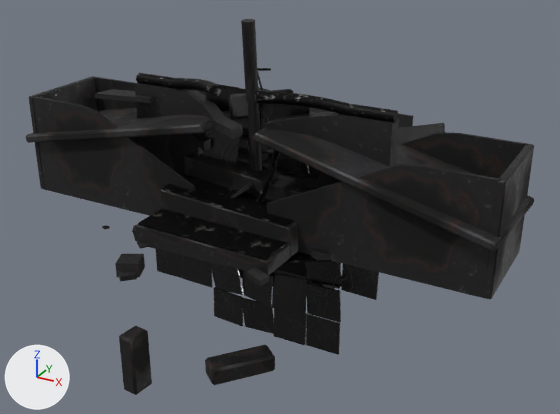
Two versions of the glTF model game/assets/environment/venue_damage.glb, one commit apart.
The view is the same before and after, from a 50 mm lens placed at (3.07, -5.19, 2.74), pointed at (0.22, -0.03, 0.16). Every picture has the same lights, and +X, +Y and +Z are marked at lower left. The picture after the commit comes second. Where no turn or scale is listed for an object, it has been applied to the vertices. Vertices at exactly the same position are counted once.

Names of what the first picture shows: 'BarricadePanel_Damaged_frame', 'BarricadePanel_Damaged_panel', 'CommentaryDesk_Damaged_b-1', 'CommentaryDesk_Damaged_b1', 'CommentaryDesk_Damaged_kit', 'CommentaryDesk_Damaged_top-1', 'CommentaryDesk_Damaged_top1', 'LedWall_Smashed_tiles', 'RingPost_Damaged_pads', 'RingPost_Damaged_post', 'RingSteps_Damaged_steel', 'RingSteps_Damaged_treads', 'Rubble_chunks' and 5 more.
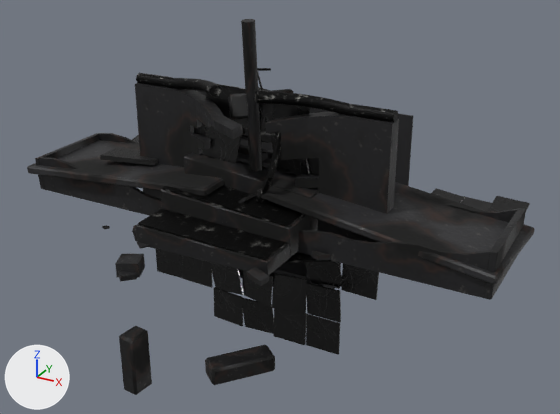
Boxes (x1, y1, x2, y2) around the edits, measured in the pictures (560 x 414 px; the box of a moved part takes in the faces that stretch with it):
'CommentaryDesk_Damaged_b1', reshaped
    before: (267, 132, 534, 299)
    after: (298, 204, 526, 300)
'CommentaryDesk_Damaged_top1', reshaped
    before: (253, 108, 534, 252)
    after: (257, 182, 535, 285)
'CommentaryDesk_Damaged_b-1', reshaped
    before: (29, 76, 196, 216)
    after: (35, 133, 162, 216)
'CommentaryDesk_Damaged_top-1', moved, turned
    before: (26, 108, 231, 143)
    after: (27, 140, 224, 196)
'CommentaryDesk_Damaged_kit', reshaped
    before: (94, 89, 445, 142)
    after: (100, 147, 158, 165)
part 1 of me_commentarydesk_damaged_b_1, moved or reshaped
    before: (29, 76, 97, 189)
    after: (35, 133, 99, 189)
part 2 of me_commentarydesk_damaged_b_1, moved or reshaped (mostly hidden afterwards)
    before: (94, 77, 139, 143)
    after: (98, 133, 135, 143)
part 3 of me_commentarydesk_damaged_b_1, moved or reshaped
    before: (31, 96, 196, 214)
    after: (38, 157, 161, 214)
part 5 of me_commentarydesk_damaged_kit, moved or reshaped
    before: (94, 89, 154, 103)
    after: (100, 147, 158, 165)
part 6 of me_commentarydesk_damaged_kit, moved or reshaped (not visible afterwards)
    before: (398, 123, 445, 142)
part 7 of me_commentarydesk_damaged_led, added
    after: (431, 188, 465, 203)
part 8 of me_commentarydesk_damaged_led, added (mostly hidden)
    after: (461, 196, 492, 211)
part 9 of me_commentarydesk_damaged_led, added
    after: (488, 196, 530, 213)
'RingApron_Damaged_frame', unchanged, uncovered by the edit
    before: (195, 90, 413, 128)
    after: (195, 90, 413, 186)

The change, as a list of edits to the scene's bpy script:
```text
Change me_commentarydesk_damaged_b_1:
    remove me_commentarydesk_damaged_b_1.from_pydata(...)  # 244 vertices, 476 faces; spans x -2.1..-0.34, y -0.45..0.42, z 0.0..0.88
    add me_commentarydesk_damaged_b_1.from_pydata(...)  # 244 vertices, 476 faces; spans x -2.1..-0.34, y -0.44..0.43, z 0.0..0.34
    me_commentarydesk_damaged_b_1 part 1: the loose piece of 24 vertices spanning x -2.1..-2.04, y -0.42..0.42, z 0.0..0.88 is scaled about its middle by (1, 1, 0.353), then moved by (0.0, -0.01, -0.28)
    me_commentarydesk_damaged_b_1 part 2: 88 of 244 vertices moved; they spanned x -2.06..-0.34, y 0.35..0.41, z 0.09..0.88 and now span x -2.06..-0.34, y 0.36..0.43, z 0.04..0.34; mean shift (0.0, 0.01, -0.3); largest move (-1.54, 0.39, 0.88) -> (-1.54, 0.4, 0.26)
    me_commentarydesk_damaged_b_1 part 3: 88 of 244 vertices moved; they spanned x -2.06..-0.34, y -0.45..-0.39, z 0.09..0.88 and now span x -2.06..-0.34, y -0.44..-0.37, z 0.04..0.34; mean shift (0.0, 0.01, -0.3); largest move (-1.54, -0.41, 0.88) -> (-1.54, -0.4, 0.26)
Change me_commentarydesk_damaged_b1:
    remove me_commentarydesk_damaged_b1.from_pydata(...)  # 244 vertices, 476 faces; spans x 0.34..2.1, y -0.45..0.42, z 0.0..0.88
    add me_commentarydesk_damaged_b1.from_pydata(...)  # 244 vertices, 476 faces; spans x 0.34..2.1, y -0.43..0.44, z 0.0..0.36
    me_commentarydesk_damaged_b1 part 4: 190 of 244 vertices moved; they spanned x 0.34..2.1, y -0.45..0.42, z 0.01..0.88 and now span x 0.34..2.1, y -0.43..0.44, z 0.0..0.36; mean shift (0.0, 0.01, -0.31); largest move (1.72, 0.39, 0.88) -> (1.72, 0.39, 0.28)
Change me_commentarydesk_damaged_kit:
    remove me_commentarydesk_damaged_kit.from_pydata(...)  # 56 vertices, 84 faces; spans x -1.54..1.44, y -0.26..0.99, z 0.0..0.95
    add me_commentarydesk_damaged_kit.from_pydata(...)  # 56 vertices, 84 faces; spans x -1.54..1.43, y -0.26..1.28, z -0.01..0.39
    me_commentarydesk_damaged_kit part 5: the loose piece of 8 vertices spanning x -1.54..-0.96, y -0.26..0.16, z 0.87..0.95 is moved by (0.0, 0.0, -0.56)
    me_commentarydesk_damaged_kit part 6: the loose piece of 8 vertices spanning x 0.86..1.44, y 0.36..0.6, z 0.49..0.89 is multiplied about its middle by the matrix ((0.927, 0.137, 0.349), (-0.354, 0.625, 0.696), (-0.123, -0.768, 0.628)), then moved by (0.0, 0.34, -0.66)
    other edits to the shape of me_commentarydesk_damaged_kit do not show in these pictures
Change me_commentarydesk_damaged_led:
    remove me_commentarydesk_damaged_led.from_pydata(...)  # 96 vertices, 144 faces; spans x -2.03..2.03, y 0.41..0.51, z 0.07..0.74
    add me_commentarydesk_damaged_led.from_pydata(...)  # 112 vertices, 168 faces; spans x -2.06..2.04, y 0.4..1.04, z 0.0..0.21
    me_commentarydesk_damaged_led part 7: the loose piece of 8 vertices spanning x 0.58..0.87, y 0.43..0.47, z 0.09..0.63 is copied, and the copy is multiplied about its middle by the matrix ((0.963, -0.003, 0.194), (-0.188, 0.223, 0.938), (-0.047, -0.956, 0.218)), then moved by (0.6, 0.22, -0.26); it spans x 1.14..1.51, y 0.4..0.95, z 0.02..0.18
    me_commentarydesk_damaged_led part 8: the loose piece of 8 vertices spanning x 0.87..1.16, y 0.42..0.45, z 0.11..0.68 is copied, and the copy is multiplied about its middle by the matrix ((0.967, 0.017, 0.09), (-0.092, 0.173, 0.951), (0.0, -0.955, 0.174)), then moved by (0.58, 0.26, -0.32); it spans x 1.42..1.76, y 0.41..0.98, z 0.01..0.14
    me_commentarydesk_damaged_led part 9: the loose piece of 8 vertices spanning x 0.87..1.16, y 0.42..0.45, z 0.11..0.68 is copied, and the copy is multiplied about its middle by the matrix ((0.966, 0.0, 0.052), (-0.05, 0.284, 0.923), (-0.016, -0.924, 0.284)), then moved by (0.87, 0.25, -0.28); it spans x 1.73..2.04, y 0.41..0.95, z 0.02..0.21
    other edits to the shape of me_commentarydesk_damaged_led do not show in these pictures
Change me_commentarydesk_damaged_top_1:
    remove me_commentarydesk_damaged_top_1.from_pydata(...)  # 24 vertices, 44 faces; spans x -2.15..-0.22, y -0.48..0.45, z 0.46..0.92
    add me_commentarydesk_damaged_top_1.from_pydata(...)  # 24 vertices, 44 faces; spans x -2.16..-0.2, y -0.5..0.44, z 0.17..0.39
    me_commentarydesk_damaged_top_1 part 10: the whole mesh is turned 7 degrees about the y axis through its middle, then moved by (0.0, -0.02, -0.41)
Change me_commentarydesk_damaged_top1:
    remove me_commentarydesk_damaged_top1.from_pydata(...)  # 24 vertices, 44 faces; spans x 0.2..2.16, y -0.52..0.5, z 0.41..0.92
    add me_commentarydesk_damaged_top1.from_pydata(...)  # 24 vertices, 44 faces; spans x 0.18..2.18, y -0.46..0.58, z 0.14..0.43
    me_commentarydesk_damaged_top1 part 11: the whole mesh is multiplied about its middle by the matrix ((0.993, 0.01, -0.118), (-0.01, 1.0, -0.004), (0.118, 0.005, 0.993)), then moved by (0.0, 0.07, -0.38)
```
